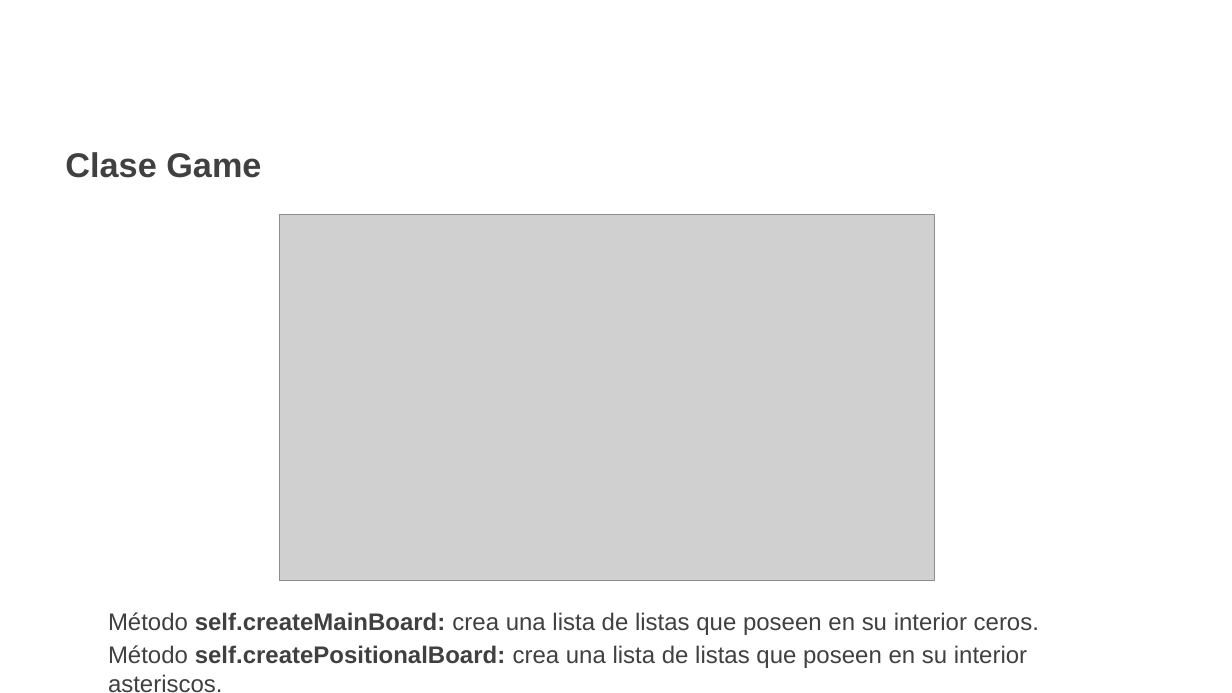
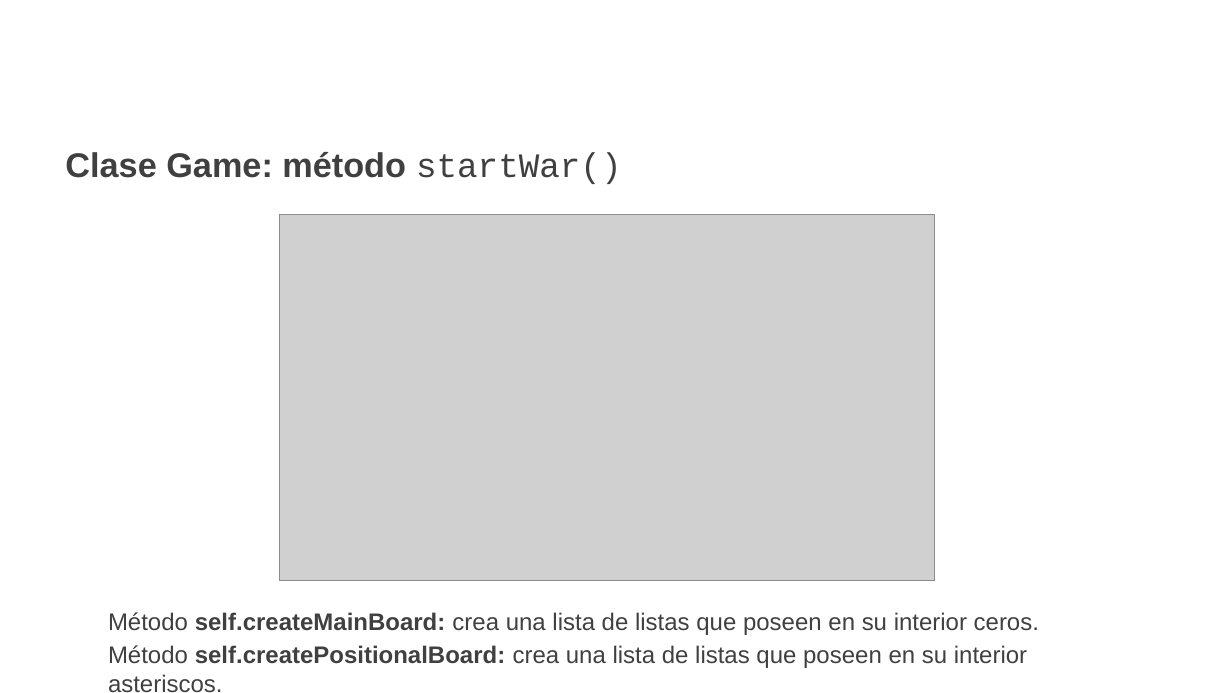
Before and after one commit to estebanarivasv/NavalBattle, a slide deck: slide 10 of Presentación.pptx. Drawn at 1232x693 pixels with LibreOffice and Linux fonts; fonts in the diff are those of the drawing; grey boxes stand for pictures; background and template pictures are left out. Boxes give left, top, right and bottom in pixels: in the first picture for what was removed or moved away, otherwise in the second. Text is boxed around its words. In the diff, an @@ line names an element or a change of style, - is before the commit and + after.

```diff
--- a/Presentación.pptx
+++ b/Presentación.pptx
@@ text at [65,152,622,184]: text changed @@
-Clase Game
+Clase Game: método startWar()
```
Also in this commit, not shown: 17 other slides changed, 1 slide removed, 1 other file.
